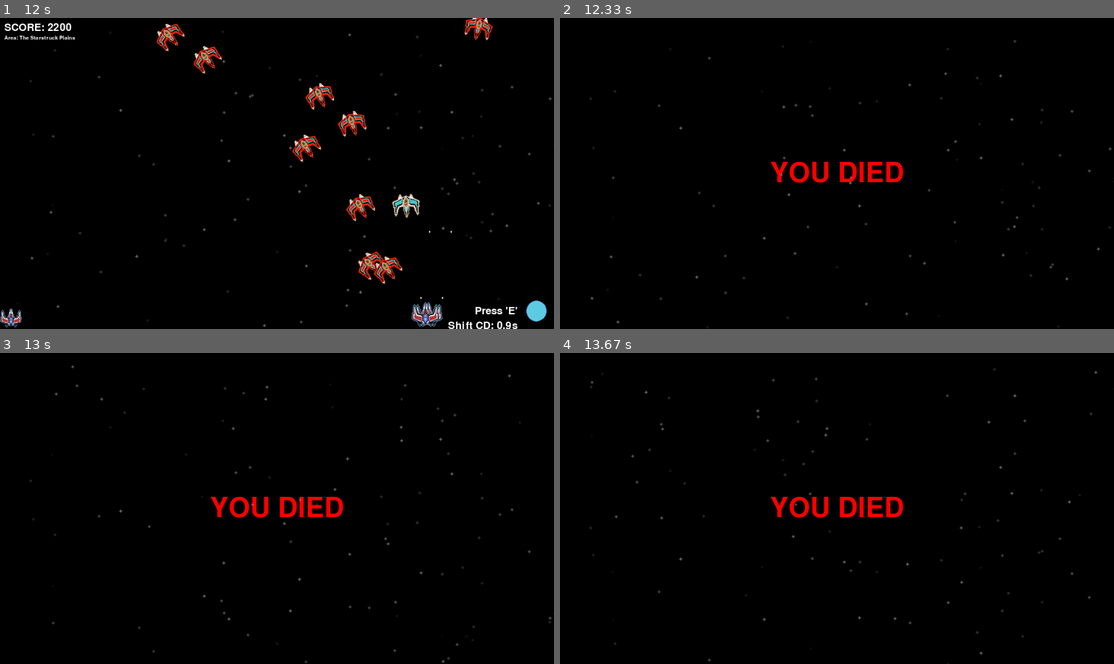
Above: before the commit, frames 1-4 (two rows, left to right).
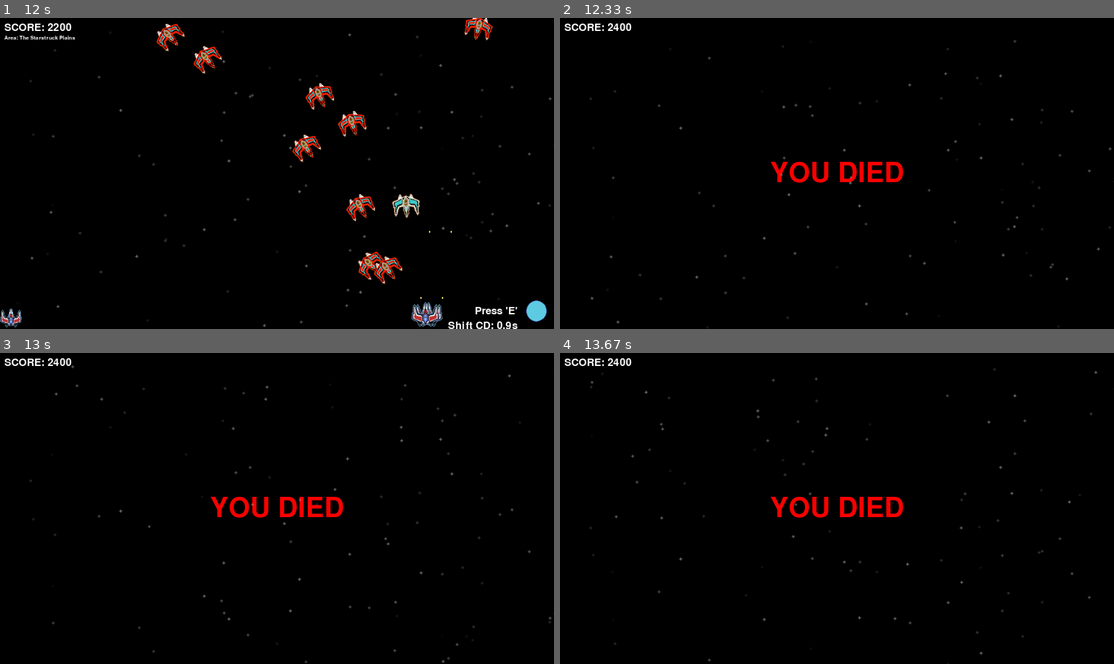
Above: after the commit, the same moments.

Repository: woelffer/gamedemo
Game: pygame game, started from pygamedemo.py
Two runs of this game, one before a commit and one after it. Both use one fixed random seed, a clock stepped at 60 frames per second and the inputs below.
Inputs:
- Up to frame 1 (12 s): tap Enter at 0.33 s; tap Space at 0.67, 1.07, 1.37, 1.57, 1.87, 2.23, 2.63, 2.93, 3.13, 3.43, 3.63, 3.97, 4.27, 4.47, 4.77, 5.03, 5.37, 5.67, 5.8, 6.2, 6.5, 6.87, 7.27, 7.57, 7.77, 8.07, 8.27, 8.6, 8.9, 9.1, 9.4, 9.67, 10, 10.3, 10.43, 10.83, 11.13, 11.5, 11.9 s; hold W 1-1.47 s; hold D 1.5-2.13 s; hold S 2.17-2.53 s; tap Shift at 2.32, 3.72, 5.12, 6.28, 7.85, 9.18, 10.52, 11.98 s; hold A 2.57-3.03 s; hold D 3.07-3.53 s; hold W 3.57-3.87 s; hold D 3.9-4.37 s; hold A 4.4-4.93 s; hold S 4.97-5.27 s; hold A 5.3-5.7 s; hold W 5.73-6.1 s; hold D 6.13-6.77 s; hold S 6.8-7.17 s; hold A 7.2-7.67 s; hold D 7.7-8.17 s; hold W 8.2-8.5 s; hold D 8.53-9 s; hold A 9.03-9.57 s; hold S 9.6-9.9 s; hold A 9.93-10.33 s; hold W 10.37-10.73 s; hold D 10.77-11.4 s; hold S 11.43-11.8 s; hold A from 11.83 s (still down)
- Up to frame 2 (12.33 s): tap Space at 12.2 s; release A at 12.3 s
- Up to frame 3 (13 s): hold D 12.33-12.8 s; tap Space at 12.4, 12.7 s
- Up to frame 4 (13.67 s): no input

Frame 1 is identical in both runs. In frame 2, 0.2% of the frame differs, in the area x 0-13%, y 1-5%; in frame 3, 0.2%; in frame 4, 0.2%.

Commit message:
Updated game over screen to show score

Diff:
--- a/pygamedemo.py
+++ b/pygamedemo.py
@@ -271,6 +271,7 @@
         game_over_text = game_over_font.render('YOU DIED', True, (255,0,0))
         game_over_rect = game_over_text.get_rect(center=(screen_width // 2, screen_height // 2))
         screen.blit(game_over_text, game_over_rect)
+        screen.blit(HUD_model.draw_score(screen), HUD_model.score_rect_pos)
 
          #Update and draw stars
         for star in stars:
